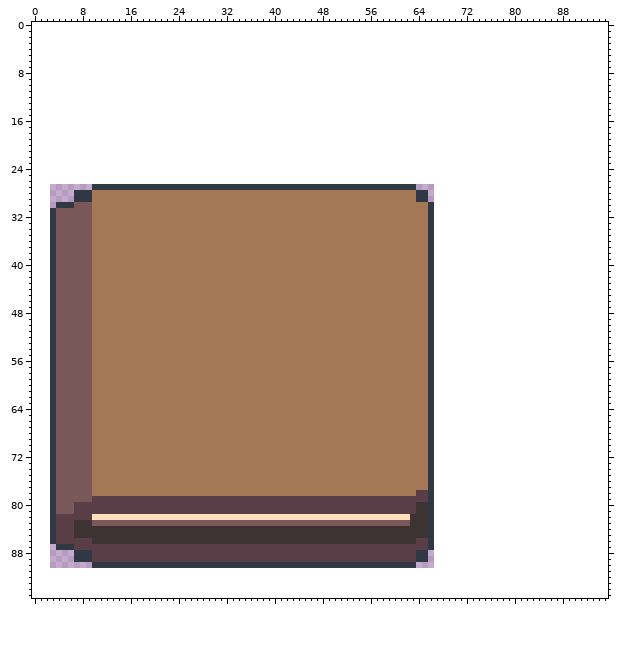
File history of a sprite sheet, sprites/spr_journal_button/layers/3b235ca5-b523-455a-b385-1d9112b2e52e/9d508edc-6ccf-480f-aed6-fbf96746a3b5.png. That is the earlier state.
The file is 64x64 pixels. The old version is drawn lined up with the new one, on the new canvas.
Once edited:
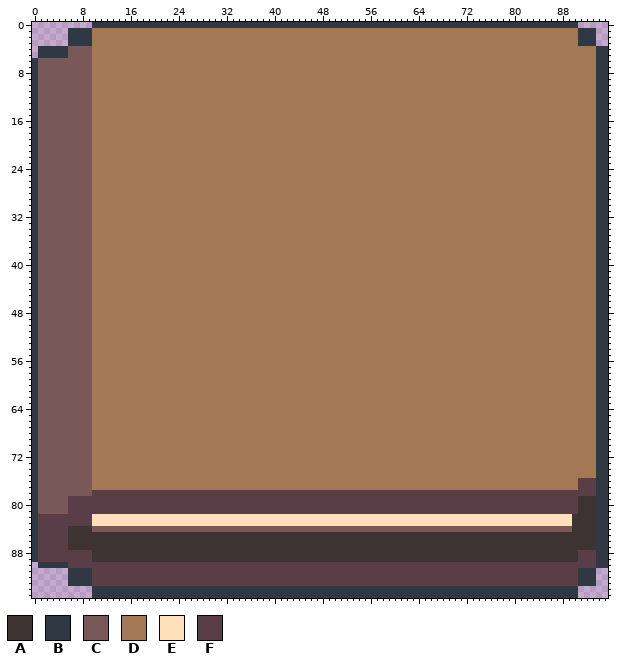
Palette (. is transparent): A #3d3333  B #303843  C #7a5859  D #a57855  E #fee1b8  F #593e47
Edits made:
canvas 64x64 -> 96x96, the old top-left corner now at 3,27
y 0: x 10..90 ................................................................................. -> BBBBBBBBBBBBBBBBBBBBBBBBBBBBBBBBBBBBBBBBBBBBBBBBBBBBBBBBBBBBBBBBBBBBBBBBBBBBBBBBB
y 1..3: x 6..93 ........................................................................................ -> BBBBDDDDDDDDDDDDDDDDDDDDDDDDDDDDDDDDDDDDDDDDDDDDDDDDDDDDDDDDDDDDDDDDDDDDDDDDDDDDDDDDDBBB
y 4..5: x 1..95 ............................................................................................... -> BBBBBCCCCDDDDDDDDDDDDDDDDDDDDDDDDDDDDDDDDDDDDDDDDDDDDDDDDDDDDDDDDDDDDDDDDDDDDDDDDDDDDDDDDDDDDBB
y 6..26: x 0..95 ................................................................................................ -> BCCCCCCCCCDDDDDDDDDDDDDDDDDDDDDDDDDDDDDDDDDDDDDDDDDDDDDDDDDDDDDDDDDDDDDDDDDDDDDDDDDDDDDDDDDDDDBB
y 27: x 0..95 ..........BBBBBBBBBBBBBBBBBBBBBBBBBBBBBBBBBBBBBBBBBBBBBBBBBBBBBB................................ -> BCCCCCCCCCDDDDDDDDDDDDDDDDDDDDDDDDDDDDDDDDDDDDDDDDDDDDDDDDDDDDDDDDDDDDDDDDDDDDDDDDDDDDDDDDDDDDBB
y 28..29: x 0..9 .......BBB -> BCCCCCCCCC; x 64..95 BB.............................. -> DDDDDDDDDDDDDDDDDDDDDDDDDDDDDDBB
y 30: x 0..6 ....BBB -> BCCCCCC; x 66..95 B............................. -> DDDDDDDDDDDDDDDDDDDDDDDDDDDDBB
y 31..75: x 0..3 ...B -> BCCC; x 66..95 B............................. -> DDDDDDDDDDDDDDDDDDDDDDDDDDDDBB
y 76..77: x 0..3 ...B -> BCCC; x 66..95 B............................. -> DDDDDDDDDDDDDDDDDDDDDDDDDFFFBB
y 78: x 0..3 ...B -> BCCC; x 10..63 DDDDDDDDDDDDDDDDDDDDDDDDDDDDDDDDDDDDDDDDDDDDDDDDDDDDDD -> FFFFFFFFFFFFFFFFFFFFFFFFFFFFFFFFFFFFFFFFFFFFFFFFFFFFFF; x 66..95 B............................. -> FFFFFFFFFFFFFFFFFFFFFFFFFFFFBB
y 79: x 0..3 ...B -> BCCC; x 6..9 CCCC -> FFFF; x 66..95 B............................. -> FFFFFFFFFFFFFFFFFFFFFFFFFAAABB
y 80..81: x 0..3 ...B -> BCCC; x 6 C -> F; x 64..95 AAB............................. -> FFFFFFFFFFFFFFFFFFFFFFFFFFFAAABB
y 82: x 0..3 ...B -> BFFF; x 63..95 AAAB............................. -> EEEEEEEEEEEEEEEEEEEEEEEEEEEAAAABB
y 83: x 0..3 ...B -> BFFF; x 7..95 AAACCCCCCCCCCCCCCCCCCCCCCCCCCCCCCCCCCCCCCCCCCCCCCCCCCCCCAAAB............................. -> FFFEEEEEEEEEEEEEEEEEEEEEEEEEEEEEEEEEEEEEEEEEEEEEEEEEEEEEEEEEEEEEEEEEEEEEEEEEEEEEEEEAAAABB
y 84: x 0..3 ...B -> BFFF; x 6 F -> A; x 10..95 AAAAAAAAAAAAAAAAAAAAAAAAAAAAAAAAAAAAAAAAAAAAAAAAAAAAAAAAB............................. -> CCCCCCCCCCCCCCCCCCCCCCCCCCCCCCCCCCCCCCCCCCCCCCCCCCCCCCCCCCCCCCCCCCCCCCCCCCCCCCCCAAAABB
y 85: x 0..3 ...B -> BFFF; x 6 F -> A; x 66..95 B............................. -> AAAAAAAAAAAAAAAAAAAAAAAAAAAABB
y 86: x 0..3 ...B -> BFFF; x 6..9 FFFF -> AAAA; x 64..95 FFB............................. -> AAAAAAAAAAAAAAAAAAAAAAAAAAAAAABB
y 87: x 0..95 ....BBBFFFFFFFFFFFFFFFFFFFFFFFFFFFFFFFFFFFFFFFFFFFFFFFFFFFFFFFFFFFB............................. -> BFFFFFAAAAAAAAAAAAAAAAAAAAAAAAAAAAAAAAAAAAAAAAAAAAAAAAAAAAAAAAAAAAAAAAAAAAAAAAAAAAAAAAAAAAAAAABB
y 88..89: x 0..95 .......BBBFFFFFFFFFFFFFFFFFFFFFFFFFFFFFFFFFFFFFFFFFFFFFFFFFFFFFFBB.............................. -> BFFFFFFFFFAAAAAAAAAAAAAAAAAAAAAAAAAAAAAAAAAAAAAAAAAAAAAAAAAAAAAAAAAAAAAAAAAAAAAAAAAAAAAAAAAFFFBB
y 90: x 1..95 .........BBBBBBBBBBBBBBBBBBBBBBBBBBBBBBBBBBBBBBBBBBBBBBBBBBBBBB................................ -> BBBBBFFFFFFFFFFFFFFFFFFFFFFFFFFFFFFFFFFFFFFFFFFFFFFFFFFFFFFFFFFFFFFFFFFFFFFFFFFFFFFFFFFFFFFFFBB
y 91..93: x 6..93 ........................................................................................ -> BBBBFFFFFFFFFFFFFFFFFFFFFFFFFFFFFFFFFFFFFFFFFFFFFFFFFFFFFFFFFFFFFFFFFFFFFFFFFFFFFFFFFBBB
y 94..95: x 10..90 ................................................................................. -> BBBBBBBBBBBBBBBBBBBBBBBBBBBBBBBBBBBBBBBBBBBBBBBBBBBBBBBBBBBBBBBBBBBBBBBBBBBBBBBBB
Pixel boxes of the changes (left, top, right, bottom) in both pictures:
changed: (32, 22, 608, 598)
